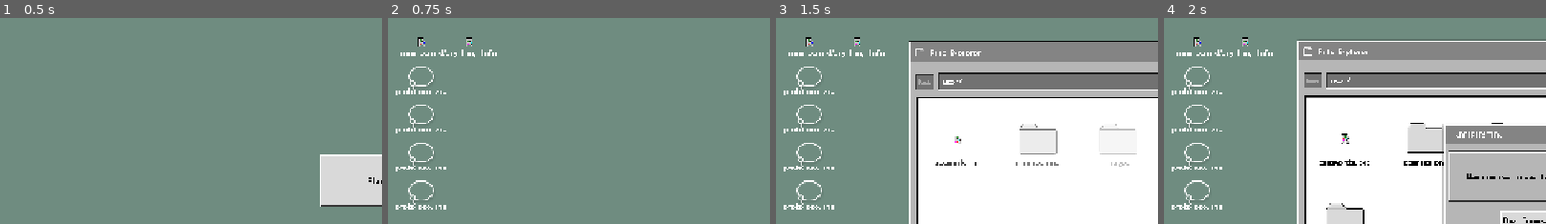
Above: before the commit, frames 1-4 (left to right).
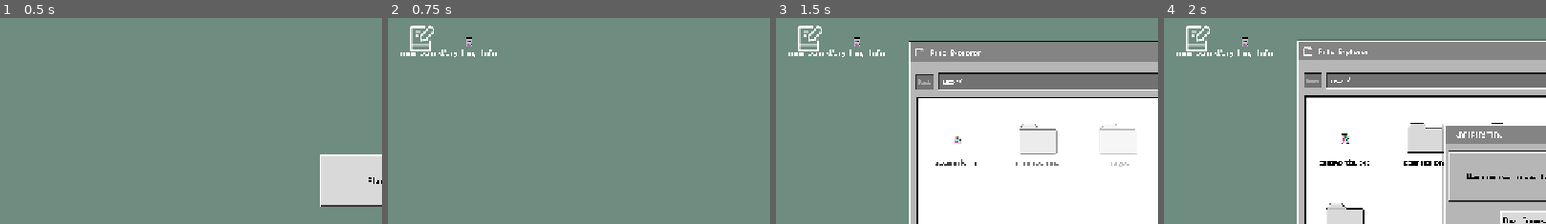
Above: after the commit, the same moments.

Repository: MunnChai/GMTKGameJam2025
Game: Godot game, scene res://game.tscn
Two runs of this game, one before a commit and one after it. Both use one fixed random seed, a clock stepped at 60 frames per second and the inputs below.
Inputs (mouse positions are % of the whole screen's width and height, from its top left):
- Up to frame 1 (0.5 s): no input
- Up to frame 2 (0.75 s): click "Start" at 0.5 s
- Up to frame 3 (1.5 s): click (5, 5) at 1.27 s
- Up to frame 4 (2 s): no input
The pictures show only the part of the screen within x 1-51%, y 9-59%; the shares and areas given below are measured in that part.

Frame 1 is identical in both runs. In frame 2, 1.5% of the frame differs, in the area x 2-16%, y 3-94%; in frame 3, 1.5%; in frame 4, 1.5%.

Commit message:
Added commission icons

Diff:
--- a/game/gmtkgamejam2025/apps/commissions_app/commissions_window/commissions_window.tscn
+++ b/game/gmtkgamejam2025/apps/commissions_app/commissions_window/commissions_window.tscn
@@ -6,6 +6,11 @@
 [ext_resource type="Texture2D" uid="uid://lrl6qasaxqdw" path="res://assets/ui/windows/window_nine_patch_rect.png" id="3_lapa3"]
 [ext_resource type="PackedScene" uid="uid://ch0ww8kp2820e" path="res://apps/commissions_app/commissions_app.tscn" id="4_vixk8"]
 [ext_resource type="Texture2D" uid="uid://d31s7nyn6qv1y" path="res://assets/ui/icons/Commissions icon high res.png" id="5_syg6c"]
+
+[sub_resource type="AtlasTexture" id="AtlasTexture_syg6c"]
+atlas = ExtResource("5_syg6c")
+region = Rect2(0, -10.0931, 43, 54.0931)
+margin = Rect2(0, -10, 0, 0)
 
 [sub_resource type="StyleBoxFlat" id="StyleBoxFlat_712ap"]
 bg_color = Color(0, 0, 0, 0.294118)
@@ -15,6 +20,7 @@
 offset_bottom = 392.0
 script = ExtResource("1_vixk8")
 window_bar = NodePath("JuicePivot/MainPanel/VerticalSplit/WindowBar")
+taskbar_icon = SubResource("AtlasTexture_syg6c")
 
 [node name="JuicePivot" parent="." instance=ExtResource("2_omlrf")]
 layout_mode = 1
--- a/game/gmtkgamejam2025/desktop/desktop.tscn
+++ b/game/gmtkgamejam2025/desktop/desktop.tscn
@@ -12,13 +12,14 @@
 [ext_resource type="PackedScene" uid="uid://dniuofjt4onnt" path="res://desktop/window/success/success.tscn" id="8_b6j2u"]
 [ext_resource type="Texture2D" uid="uid://d2tkrsndv76ln" path="res://assets/ui/file_explorer/folder_icon_desktop.png" id="9_b6j2u"]
 [ext_resource type="PackedScene" uid="uid://bw2rvurkii0h2" path="res://desktop/window/info_popup/info_popup.tscn" id="9_jqijg"]
-[ext_resource type="Resource" uid="uid://ygrurk35boet" path="res://assets/file_resources/commissions/sad_birthday.tres" id="9_jsfay"]
 [ext_resource type="Theme" uid="uid://cuqmn3lhjdfe5" path="res://assets/themes/os_95.tres" id="10_1m8fn"]
-[ext_resource type="Texture2D" uid="uid://d2etpwefg0clb" path="res://assets/ui/icons/PhotoLoopIcon.png" id="10_4ndcx"]
-[ext_resource type="Resource" uid="uid://ovp2n5v5d7xd" path="res://assets/file_resources/commissions/bald_fish_man.tres" id="10_kx87n"]
-[ext_resource type="Resource" uid="uid://bl3b46lro0brn" path="res://assets/file_resources/commissions/remove_ex.tres" id="12_iy36f"]
-[ext_resource type="Resource" uid="uid://bvlxx3653ms7m" path="res://assets/file_resources/commissions/pls_add_avenging_guys.tres" id="14_sscii"]
+[ext_resource type="Texture2D" uid="uid://d31s7nyn6qv1y" path="res://assets/ui/icons/Commissions icon high res.png" id="13_qk0lg"]
 [ext_resource type="AudioStream" uid="uid://b3ddo8hcfifds" path="res://sound/music/chill_lofi_tune_to_photoloop_and_relax_to.mp3" id="17_sscii"]
+
+[sub_resource type="AtlasTexture" id="AtlasTexture_kx87n"]
+atlas = ExtResource("13_qk0lg")
+region = Rect2(0, -14.8371, 43, 58.8371)
+margin = Rect2(0, -15, 0, 0)
 
 [node name="Desktop" type="Node2D"]
 script = ExtResource("1_cg3fv")
@@ -114,43 +115,7 @@
 app_id = &"commissions"
 type = 2
 shortcut_name = "commissions"
-icon = null
-
-[node name="PhotoshopIcon" parent="CanvasLayer/DesktopIcons/HBoxContainer/VBoxContainer" instance=ExtResource("3_py4qr")]
-layout_mode = 2
-app_id = &"photoshop"
-args = Dictionary[StringName, Variant]({
-&"file": ExtResource("10_kx87n")
-})
-shortcut_name = "photoloop.exe"
-icon = ExtResource("10_4ndcx")
-
-[node name="PhotoshopIcon2" parent="CanvasLayer/DesktopIcons/HBoxContainer/VBoxContainer" instance=ExtResource("3_py4qr")]
-layout_mode = 2
-app_id = &"photoshop"
-args = Dictionary[StringName, Variant]({
-&"file": ExtResource("12_iy36f")
-})
-shortcut_name = "photoloop.exe"
-icon = ExtResource("10_4ndcx")
-
-[node name="PhotoshopIcon3" parent="CanvasLayer/DesktopIcons/HBoxContainer/VBoxContainer" instance=ExtResource("3_py4qr")]
-layout_mode = 2
-app_id = &"photoshop"
-args = Dictionary[StringName, Variant]({
-&"file": ExtResource("9_jsfay")
-})
-shortcut_name = "photoloop.exe"
-icon = ExtResource("10_4ndcx")
-
-[node name="PhotoshopIcon4" parent="CanvasLayer/DesktopIcons/HBoxContainer/VBoxContainer" instance=ExtResource("3_py4qr")]
-layout_mode = 2
-app_id = &"photoshop"
-args = Dictionary[StringName, Variant]({
-&"file": ExtResource("14_sscii")
-})
-shortcut_name = "photoloop.exe"
-icon = ExtResource("10_4ndcx")
+icon = SubResource("AtlasTexture_kx87n")
 
 [node name="VBoxContainer2" type="VBoxContainer" parent="CanvasLayer/DesktopIcons/HBoxContainer"]
 layout_mode = 2
Not shown: 1 places in game/gmtkgamejam2025/apps/commissions_app/commissions_window/commissions_window.tscn that only renumber resources
Not shown: 1 places in game/gmtkgamejam2025/desktop/desktop.tscn that only renumber resources
